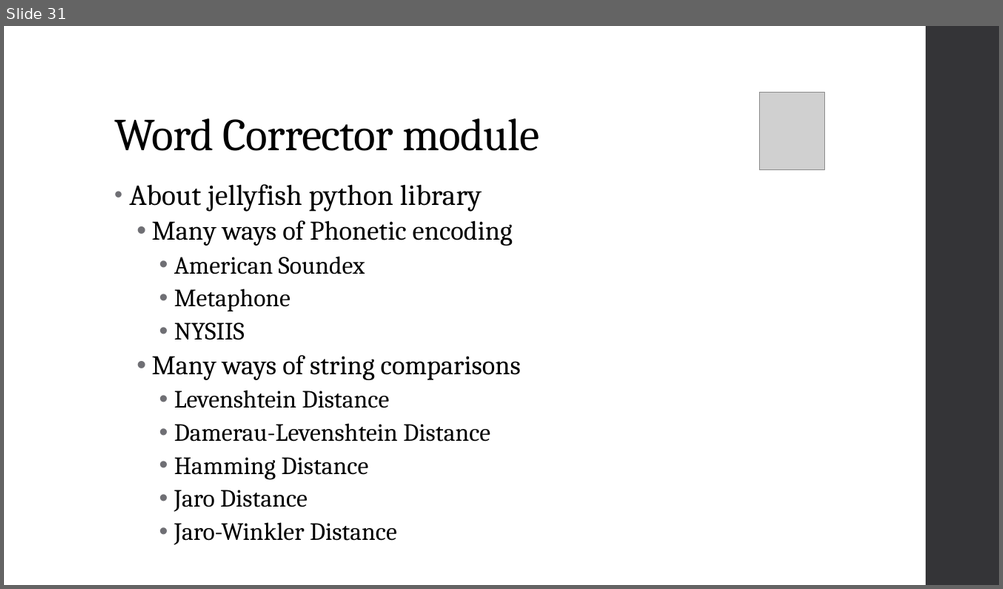
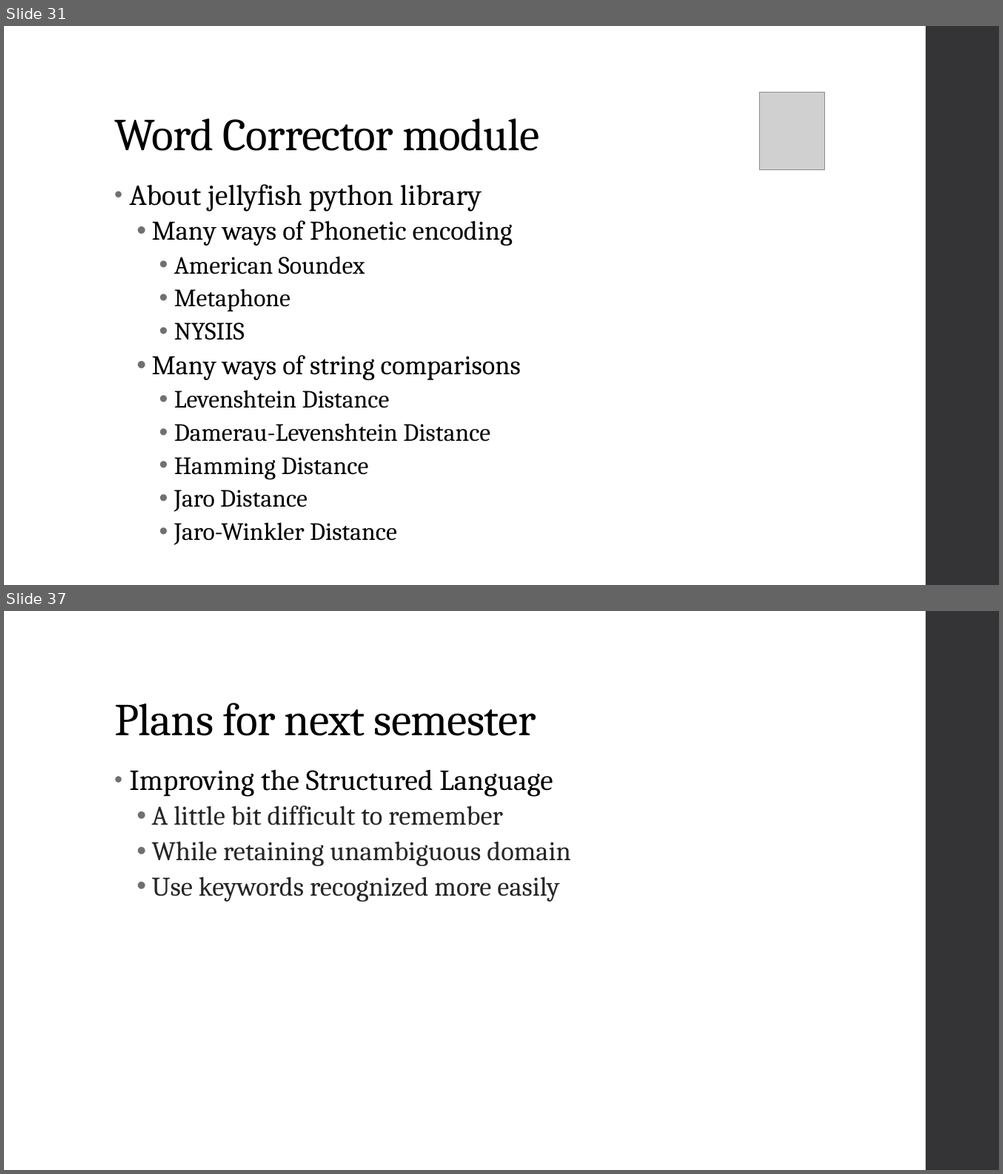
Before and after one commit to nlzz22/FYPTalkToCode, a slide deck: FYP CA Presentation.pptx. Shown one above the other, each under a label of ours: slide 31 before the commit, slides 31 and 37 after it; the slides between them are not shown. The pictures are 1003x589 and 1003x1174 pixels, drawn with LibreOffice and Linux fonts; fonts in the diff are those of the drawing; grey boxes stand for pictures. Boxes give left, top, right and bottom in pixels: in the first picture for what was removed or moved away, otherwise in the second. Text is boxed around its words. In the diff, an @@ line names an element or a change of style, - is before the commit and + after.

```diff
--- a/FYP CA Presentation.pptx
+++ b/FYP CA Presentation.pptx
@@ slide 37 added at [4,611,999,1170], background #FFFFFF; not listed: 1 template element that a slide beside it also shows @@
@@ title added at [114,703,536,736], 44 pt, text #000000 @@
+Plans for next semester
@@ text added at [129,769,570,902], 26 pt, text #262626 @@
+• Improving the Structured Language
+  • A little bit difficult to remember
+  • While retaining unambiguous domain
+  • Use keywords recognized more easily
```
Also in this commit, not shown: 3 slides changed, 9 other slides added, 1 slide removed.
